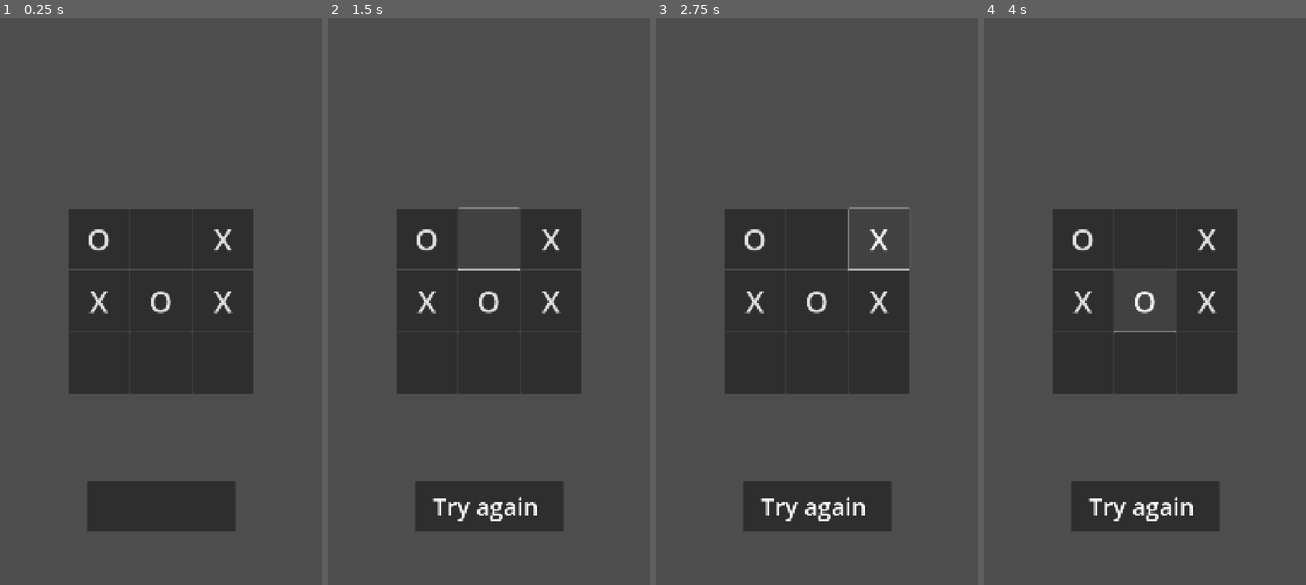
Above: before the commit, frames 1-4 (left to right).
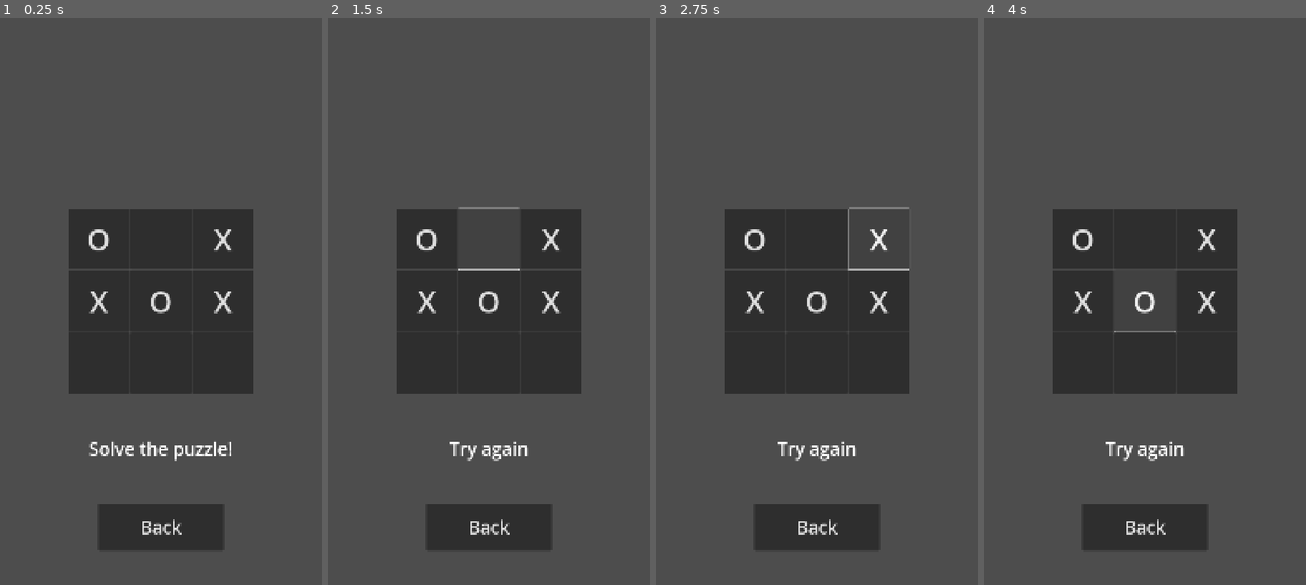
Above: after the commit, the same moments.

Repository: vmakoed/safe-lock
Game: Godot game, scene res://scenes/main.tscn
The game is run twice, just before and just after one commit, with the same random seed, the same clock (stepped at 60 frames per second) and the same inputs. The project has no main scene, so this scene is started directly.
Inputs (mouse positions are in pixels of both pictures, inside the frame that each line leads up to):
- Up to frame 1 (0.25 s): no input
- Up to frame 2 (1.5 s): click "O" at 0.5 s; click (489, 239) at 1.25 s
- Up to frame 3 (2.75 s): click "X" at 2 s
- Up to frame 4 (4 s): click "X" at 2.75 s; click "O" at 3.5 s

The runs differ from the first frame. In frame 1, 4.0% of the frame differs, in the area x 27-73%, y 74-94%; in frame 2, 4.2%; in frame 3, 4.2%; in frame 4, 4.2%.

Commit message:
Implement level selector

Diff:
--- a/scenes/main.tscn
+++ b/scenes/main.tscn
@@ -1,16 +1,18 @@
-[gd_scene load_steps=2 format=3 uid="uid://o86ocdi7diip"]
+[gd_scene load_steps=3 format=3 uid="uid://o86ocdi7diip"]
 
+[ext_resource type="Script" uid="uid://cslg0737drlfa" path="res://scripts/main.gd" id="1_0wfyh"]
 [ext_resource type="Script" uid="uid://d2wutgbl0ln1e" path="res://scripts/tic_tac_toe.gd" id="1_o5qli"]
 
 [node name="Main" type="Node2D"]
+script = ExtResource("1_0wfyh")
 
-[node name="Control" type="Control" parent="."]
+[node name="UI" type="Control" parent="."]
 layout_mode = 3
 anchors_preset = 0
 offset_right = 1080.0
 offset_bottom = 1920.0
 
-[node name="MarginContainer" type="MarginContainer" parent="Control"]
+[node name="MarginContainer" type="MarginContainer" parent="UI"]
 layout_mode = 1
 anchors_preset = 15
 anchor_right = 1.0
@@ -22,11 +24,52 @@
 theme_override_constants/margin_top = 24
 theme_override_constants/margin_bottom = 24
 
-[node name="TicTacToe" type="Control" parent="Control/MarginContainer"]
+[node name="LevelSelector" type="GridContainer" parent="UI/MarginContainer"]
+unique_name_in_owner = true
+visible = false
+layout_mode = 2
+columns = 2
+
+[node name="SafeLevelButton" type="Button" parent="UI/MarginContainer/LevelSelector"]
+layout_mode = 2
+size_flags_horizontal = 3
+size_flags_vertical = 3
+theme_override_font_sizes/font_size = 80
+disabled = true
+text = "Safe"
+
+[node name="TicTacToeLevelButton" type="Button" parent="UI/MarginContainer/LevelSelector"]
+layout_mode = 2
+size_flags_horizontal = 3
+size_flags_vertical = 3
+theme_override_font_sizes/font_size = 80
+text = "Riddle #1
+"
+
+[node name="Button3" type="Button" parent="UI/MarginContainer/LevelSelector"]
+layout_mode = 2
+size_flags_horizontal = 3
+size_flags_vertical = 3
+theme_override_font_sizes/font_size = 80
+disabled = true
+text = "Riddle #2
+"
+
+[node name="Button4" type="Button" parent="UI/MarginContainer/LevelSelector"]
+layout_mode = 2
+size_flags_horizontal = 3
+size_flags_vertical = 3
+theme_override_font_sizes/font_size = 80
+disabled = true
+text = "Riddle #3
+"
+
+[node name="TicTacToe" type="Control" parent="UI/MarginContainer"]
+unique_name_in_owner = true
 layout_mode = 2
 script = ExtResource("1_o5qli")
 
-[node name="VBoxContainer" type="VBoxContainer" parent="Control/MarginContainer/TicTacToe"]
+[node name="VBoxContainer" type="VBoxContainer" parent="UI/MarginContainer/TicTacToe"]
 layout_mode = 1
 anchors_preset = 15
 anchor_right = 1.0
@@ -34,15 +77,15 @@
 grow_horizontal = 2
 grow_vertical = 2
 
-[node name="Control" type="Control" parent="Control/MarginContainer/TicTacToe/VBoxContainer"]
+[node name="Top" type="Control" parent="UI/MarginContainer/TicTacToe/VBoxContainer"]
 layout_mode = 2
 size_flags_vertical = 3
 
-[node name="Control2" type="Control" parent="Control/MarginContainer/TicTacToe/VBoxContainer"]
+[node name="Middle" type="Control" parent="UI/MarginContainer/TicTacToe/VBoxContainer"]
 layout_mode = 2
 size_flags_vertical = 3
 
-[node name="GridContainer" type="GridContainer" parent="Control/MarginContainer/TicTacToe/VBoxContainer/Control2"]
+[node name="GridContainer" type="GridContainer" parent="UI/MarginContainer/TicTacToe/VBoxContainer/Middle"]
 unique_name_in_owner = true
 layout_mode = 1
 anchors_preset = 13
@@ -56,92 +99,100 @@
 grow_vertical = 2
 columns = 3
 
-[node name="Button0" type="Button" parent="Control/MarginContainer/TicTacToe/VBoxContainer/Control2/GridContainer"]
+[node name="Button0" type="Button" parent="UI/MarginContainer/TicTacToe/VBoxContainer/Middle/GridContainer"]
 layout_mode = 2
 size_flags_horizontal = 3
 size_flags_vertical = 3
 theme_override_font_sizes/font_size = 100
 text = "O"
 
-[node name="Button1" type="Button" parent="Control/MarginContainer/TicTacToe/VBoxContainer/Control2/GridContainer"]
+[node name="Button1" type="Button" parent="UI/MarginContainer/TicTacToe/VBoxContainer/Middle/GridContainer"]
 layout_mode = 2
 size_flags_horizontal = 3
 size_flags_vertical = 3
 
-[node name="Button2" type="Button" parent="Control/MarginContainer/TicTacToe/VBoxContainer/Control2/GridContainer"]
+[node name="Button2" type="Button" parent="UI/MarginContainer/TicTacToe/VBoxContainer/Middle/GridContainer"]
 layout_mode = 2
 size_flags_horizontal = 3
 size_flags_vertical = 3
 theme_override_font_sizes/font_size = 100
 text = "X"
 
-[node name="Button3" type="Button" parent="Control/MarginContainer/TicTacToe/VBoxContainer/Control2/GridContainer"]
+[node name="Button3" type="Button" parent="UI/MarginContainer/TicTacToe/VBoxContainer/Middle/GridContainer"]
 layout_mode = 2
 size_flags_horizontal = 3
 size_flags_vertical = 3
 theme_override_font_sizes/font_size = 100
 text = "X"
 
-[node name="Button4" type="Button" parent="Control/MarginContainer/TicTacToe/VBoxContainer/Control2/GridContainer"]
+[node name="Button4" type="Button" parent="UI/MarginContainer/TicTacToe/VBoxContainer/Middle/GridContainer"]
 layout_mode = 2
 size_flags_horizontal = 3
 size_flags_vertical = 3
 theme_override_font_sizes/font_size = 100
 text = "O"
 
-[node name="Button5" type="Button" parent="Control/MarginContainer/TicTacToe/VBoxContainer/Control2/GridContainer"]
+[node name="Button5" type="Button" parent="UI/MarginContainer/TicTacToe/VBoxContainer/Middle/GridContainer"]
 layout_mode = 2
 size_flags_horizontal = 3
 size_flags_vertical = 3
 theme_override_font_sizes/font_size = 100
 text = "X"
 
-[node name="Button6" type="Button" parent="Control/MarginContainer/TicTacToe/VBoxContainer/Control2/GridContainer"]
+[node name="Button6" type="Button" parent="UI/MarginContainer/TicTacToe/VBoxContainer/Middle/GridContainer"]
 layout_mode = 2
 size_flags_horizontal = 3
 size_flags_vertical = 3
 
-[node name="Button7" type="Button" parent="Control/MarginContainer/TicTacToe/VBoxContainer/Control2/GridContainer"]
+[node name="Button7" type="Button" parent="UI/MarginContainer/TicTacToe/VBoxContainer/Middle/GridContainer"]
 layout_mode = 2
 size_flags_horizontal = 3
 size_flags_vertical = 3
 
-[node name="Button8" type="Button" parent="Control/MarginContainer/TicTacToe/VBoxContainer/Control2/GridContainer"]
+[node name="Button8" type="Button" parent="UI/MarginContainer/TicTacToe/VBoxContainer/Middle/GridContainer"]
 layout_mode = 2
 size_flags_horizontal = 3
 size_flags_vertical = 3
 theme_override_font_sizes/font_size = 100
 
-[node name="Control3" type="Control" parent="Control/MarginContainer/TicTacToe/VBoxContainer"]
+[node name="Bottom" type="Control" parent="UI/MarginContainer/TicTacToe/VBoxContainer"]
 layout_mode = 2
 size_flags_vertical = 3
 
-[node name="Panel" type="Panel" parent="Control/MarginContainer/TicTacToe/VBoxContainer/Control3"]
-layout_mode = 1
-anchors_preset = 8
-anchor_left = 0.5
-anchor_top = 0.5
-anchor_right = 0.5
-anchor_bottom = 0.5
-offset_left = -249.5
-offset_top = -20.0
-offset_right = 249.5
-offset_bottom = 144.0
-grow_horizontal = 2
-grow_vertical = 2
+[node name="MarginContainer" type="MarginContainer" parent="UI/MarginContainer/TicTacToe/VBoxContainer/Bottom"]
+layout_mode = 0
+offset_right = 1080.0
+offset_bottom = 622.0
+size_flags_vertical = 3
+theme_override_constants/margin_left = 230
+theme_override_constants/margin_top = 50
+theme_override_constants/margin_right = 230
+theme_override_constants/margin_bottom = 50
 
-[node name="Message" type="Label" parent="Control/MarginContainer/TicTacToe/VBoxContainer/Control3/Panel"]
+[node name="VBoxContainer" type="VBoxContainer" parent="UI/MarginContainer/TicTacToe/VBoxContainer/Bottom/MarginContainer"]
+layout_mode = 2
+
+[node name="Message" type="Label" parent="UI/MarginContainer/TicTacToe/VBoxContainer/Bottom/MarginContainer/VBoxContainer"]
 unique_name_in_owner = true
-layout_mode = 1
-anchors_preset = 8
-anchor_left = 0.5
-anchor_top = 0.5
-anchor_right = 0.5
-anchor_bottom = 0.5
-offset_left = -188.0
-offset_top = -55.0
-offset_right = 188.0
-offset_bottom = 55.0
-grow_horizontal = 2
-grow_vertical = 2
-theme_override_font_sizes/font_size = 80
+layout_mode = 2
+size_flags_horizontal = 4
+size_flags_vertical = 6
+theme_override_font_sizes/font_size = 60
+text = "Solve the puzzle!"
+
+[node name="MarginContainer" type="MarginContainer" parent="UI/MarginContainer/TicTacToe/VBoxContainer/Bottom/MarginContainer/VBoxContainer"]
+layout_mode = 2
+size_flags_vertical = 3
+theme_override_constants/margin_left = 100
+theme_override_constants/margin_top = 50
+theme_override_constants/margin_right = 100
+theme_override_constants/margin_bottom = 50
+
+[node name="TicTacToeBackButton" type="Button" parent="UI/MarginContainer/TicTacToe/VBoxContainer/Bottom/MarginContainer/VBoxContainer/MarginContainer"]
+layout_mode = 2
+size_flags_vertical = 3
+theme_override_font_sizes/font_size = 60
+text = "Back"
+
+[connection signal="pressed" from="UI/MarginContainer/LevelSelector/TicTacToeLevelButton" to="." method="_on_tic_tac_toe_level_button_pressed"]
+[connection signal="pressed" from="UI/MarginContainer/TicTacToe/VBoxContainer/Bottom/MarginContainer/VBoxContainer/MarginContainer/TicTacToeBackButton" to="." method="_on_tic_tac_toe_back_button_pressed"]
--- /dev/null
+++ b/scripts/main.gd
@@ -0,0 +1,18 @@
+extends Node2D
+
+@onready var level_selector := %LevelSelector
+@onready var tic_tac_toe := %TicTacToe
+
+func _ready() -> void:
+	pass
+
+func _process(delta: float) -> void:
+	pass
+
+func _on_tic_tac_toe_level_button_pressed() -> void:
+	level_selector.visible = false
+	tic_tac_toe.visible = true
+
+func _on_tic_tac_toe_back_button_pressed() -> void:
+	tic_tac_toe.visible = false
+	level_selector.visible = true
Not shown, added: scripts/main.gd.uid
